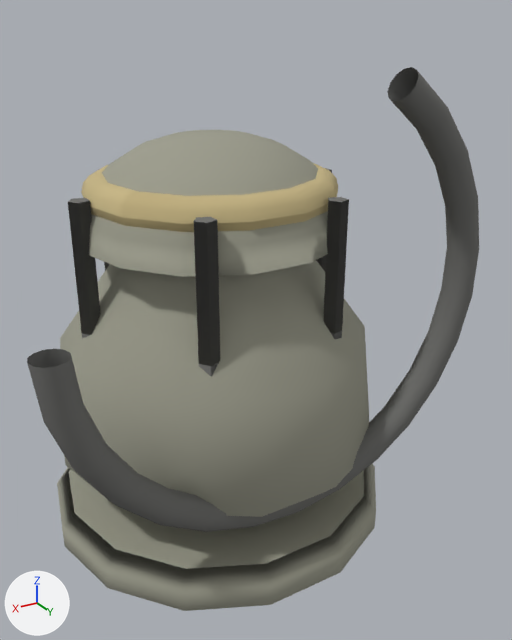
What one commit did to the OBJ model assets/models/items/forbidden_lamp.obj.
The view is the same before and after, from a camera (50 mm lens) standing at (1.1, 2.13, 1.74) and looking at (-0.12, 0.09, 0.73). Arrows for +X, +Y and +Z are at lower left; the lights stay in place. The picture after the commit comes second. Where no turn or scale is listed for an object, it has been applied to the vertices. Vertices at exactly the same position are counted once.

Names of what the first picture shows: 'forbidden_lamp'.
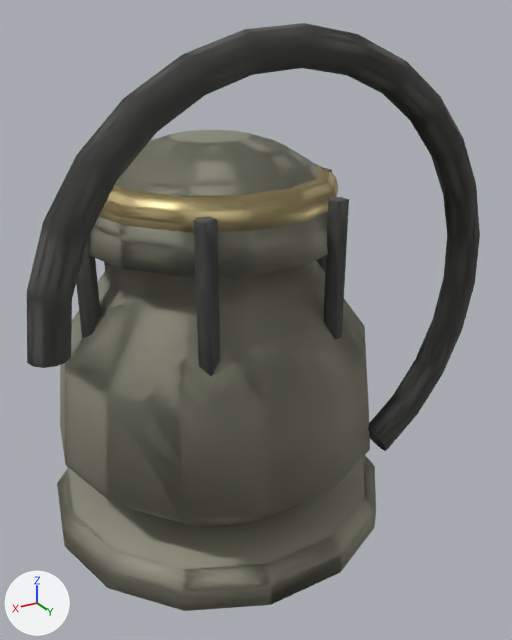
Patch to the scene script:
```diff
--- a/assets/models/items/forbidden_lamp.obj.py
+++ b/assets/models/items/forbidden_lamp.obj.py
@@ mat_oxidized_bronze @@
 mat_oxidized_bronze.roughness = 1.0
+mat_oxidized_bronze.metallic = 0.7
@@ mat_wrought_iron @@
 mat_wrought_iron.roughness = 1.0
+mat_wrought_iron.metallic = 0.8
@@ mat_ritual_gold @@
 n0 = _N.new('ShaderNodeBsdfPrincipled'); n0.name = 'Principled BSDF'
 n0.inputs[0].default_value = (0.569, 0.467, 0.235, 1.0)  # 'Base Color', beige #c7b685
-n0.inputs[2].default_value = 1.0  # 'Roughness'
+n0.inputs[1].default_value = 0.75  # 'Metallic'
+n0.inputs[2].default_value = 0.48  # 'Roughness'
 n1 = _N.new('ShaderNodeOutputMaterial'); n1.name = 'Material Output'
-n2 = _N.new('ShaderNodeTexImage'); n2.name = 'Image Texture'
-n2.image = img_gold_png
-n2.projection = 'SPHERE'
-_L.new(n2.outputs[0], n0.inputs[1])  # 'Color' to 'Metallic'
 _L.new(n0.outputs[0], n1.inputs[0])  # 'BSDF' to 'Surface'
@@ me_forbidden_lamp @@
 # used by ob_forbidden_lamp; location = (0.0, 0.0, 0.0)
-me_forbidden_lamp.from_pydata(...)  # 768 vertices, 826 faces; spans x -0.77..0.77, y -0.67..0.62, z -0.09..1.6
+me_forbidden_lamp.from_pydata(...)  # 768 vertices, 2110 faces; spans x -0.77..0.77, y -0.67..0.62, z -0.09..1.72
+# me_forbidden_lamp part 1: 216 vertices removed from x -0.77..0.75, y 0.43..0.54, z 0.18..1.6; 216 vertices added at x -0.77..0.75, y 0.43..0.54, z 0.3..1.72
 me_forbidden_lamp.materials.append(mat_oxidized_bronze)
```

What differs and where, as boxes (x1, y1, x2, y2) in the pictures (512 x 640 px; the box of a moved part takes in the faces that stretch with it):
'forbidden_lamp', surface changed, reshaped (darker, 8% taller): before (27, 67, 479, 611); after (27, 23, 480, 611)
part 1 of me_forbidden_lamp, moved or reshaped: before (27, 67, 479, 532); after (27, 23, 480, 451)
